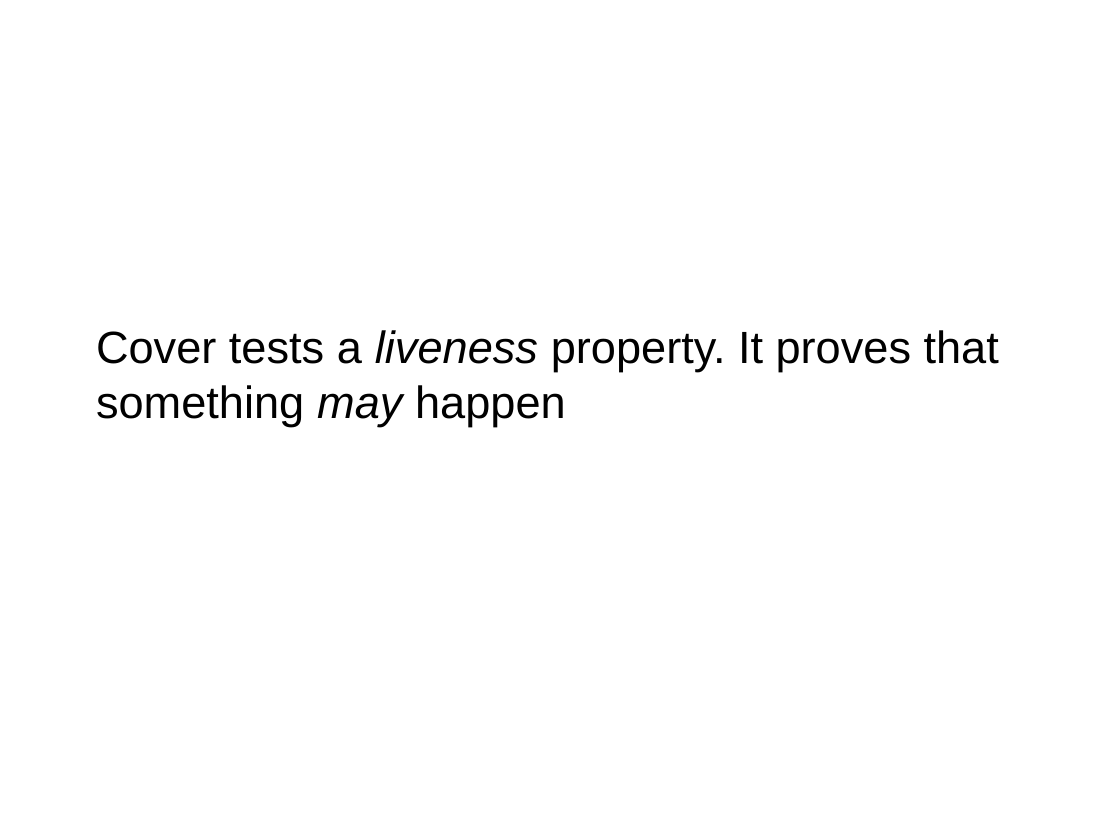
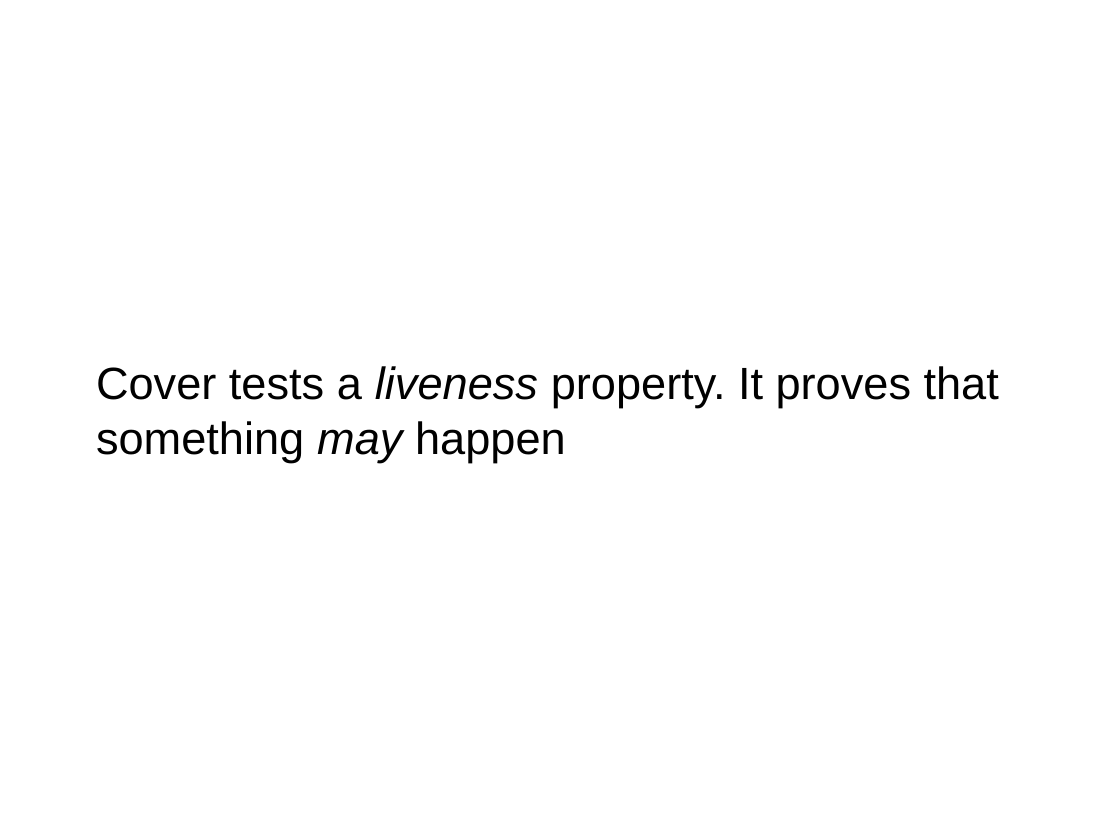
Before and after one commit to daveshah1/formal-fpl, a slide deck: slide 6 of wosh-presentation.odp. Drawn at 1120x840 pixels with LibreOffice and Linux fonts; fonts in the diff are those of the drawing. Boxes give left, top, right and bottom in pixels: in the first picture for what was removed or moved away, otherwise in the second. Text is boxed around its words. In the diff, an @@ line names an element or a change of style, - is before the commit and + after.

```diff
--- a/wosh-presentation.odp
+++ b/wosh-presentation.odp
@@ text "Cover tests a liveness property. ...": place and size @@
-text "Cover tests a liveness property. ..." at [96,330,999,426]
+text "Cover tests a liveness property. ..." at [96,366,999,462]
```
Also in this commit, not shown: 2 other slides changed, 3 slides added, 3 slides removed.
